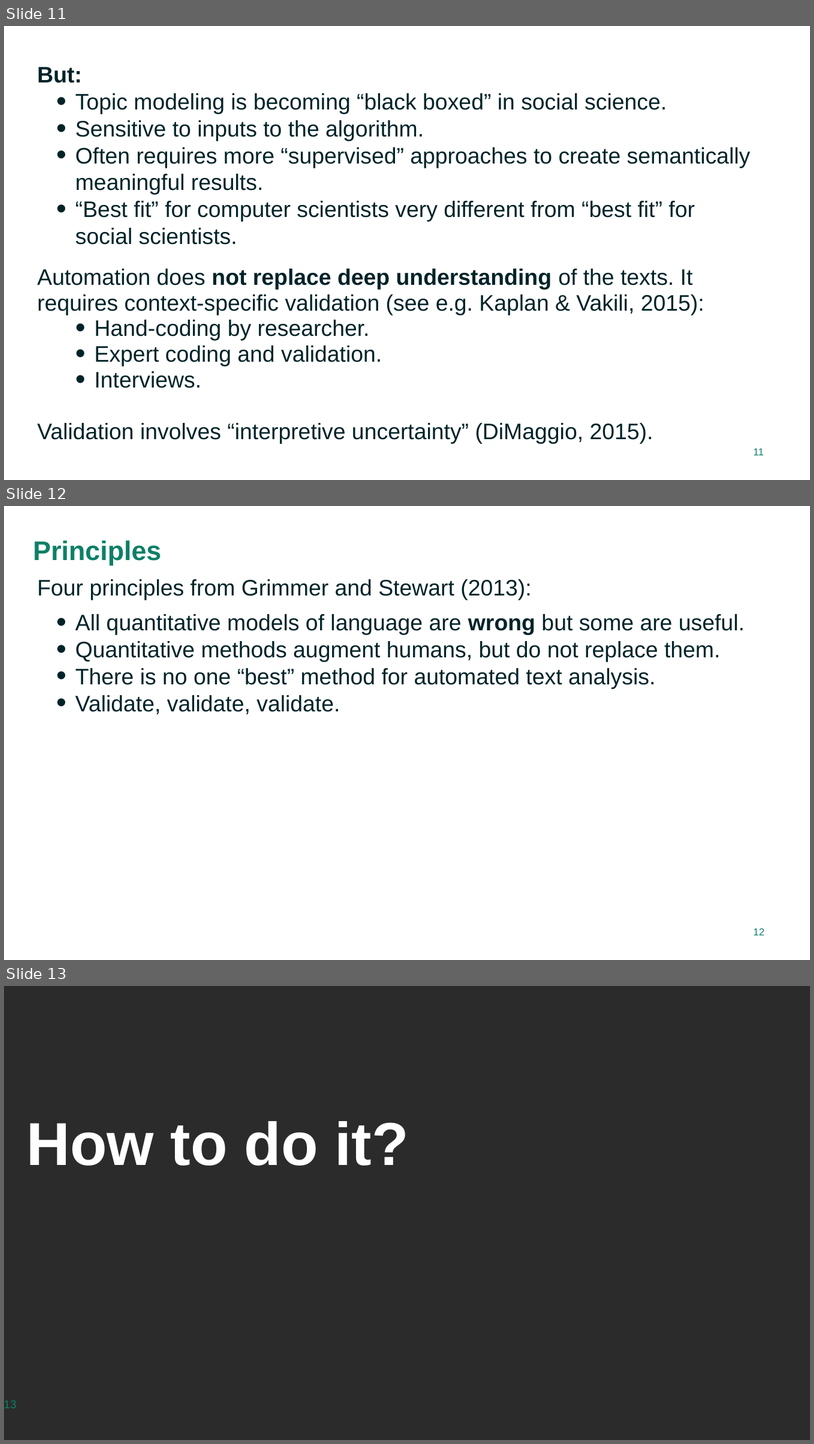
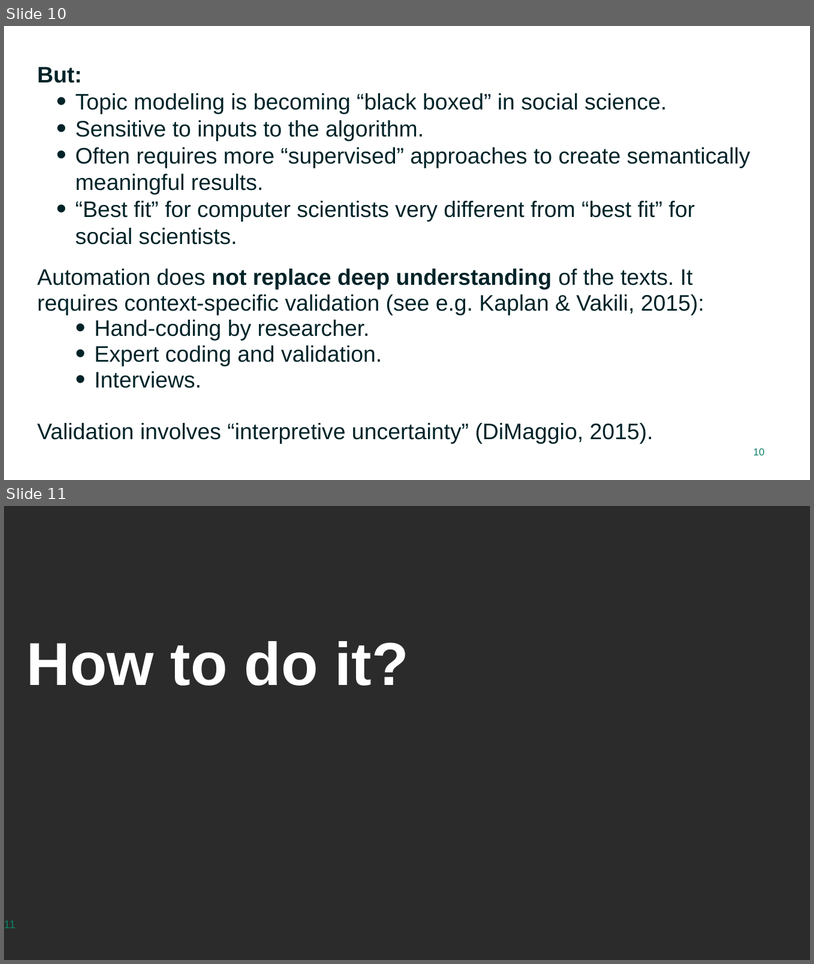
Before and after one commit to RFJHaans/SMS_2022_topicmodeling, a slide deck: Topic modeling workshop.pptx. Shown one above the other, each under a label of ours: slides 11, 12 and 13 before the commit, slides 10 and 11 after it. The pictures are 814x1444 and 814x964 pixels, drawn with LibreOffice and Linux fonts; fonts in the diff are those of the drawing; background and template pictures are left out; a plain dark background stands for a picture behind light text. Boxes give left, top, right and bottom in pixels: in the first picture for what was removed or moved away, otherwise in the second. Text is boxed around its words. In the diff, an @@ line names an element or a change of style, - is before the commit and + after.

```diff
--- a/Topic modeling workshop.pptx
+++ b/Topic modeling workshop.pptx
@@ slide 12 removed at (4, 506, 810, 960), background #FFFFFF @@
@@ title removed at (33, 540, 161, 565) @@
-Principles
@@ text removed at (37, 579, 745, 714) @@
-Four principles from Grimmer and Stewart (2013):
-  • All quantitative models of language are wrong but some are useful.
-  • Quantitative methods augment humans, but do not replace them.
-  • There is no one “best” method for automated text analysis.
-  • Validate, validate, validate.
@@ page number removed at (753, 928, 765, 935) @@
-12
@@ what was slide 11 is now slide 10 @@
@@ page number at (753, 448, 765, 455): text changed @@
-11
+10
@@ what was slide 13 is now slide 11 @@
@@ page number at (4, 920, 15, 928): text changed @@
-13
+11
```
Also in this commit, not shown: 7 slides changed, 3 slides added, 9 other slides removed.
